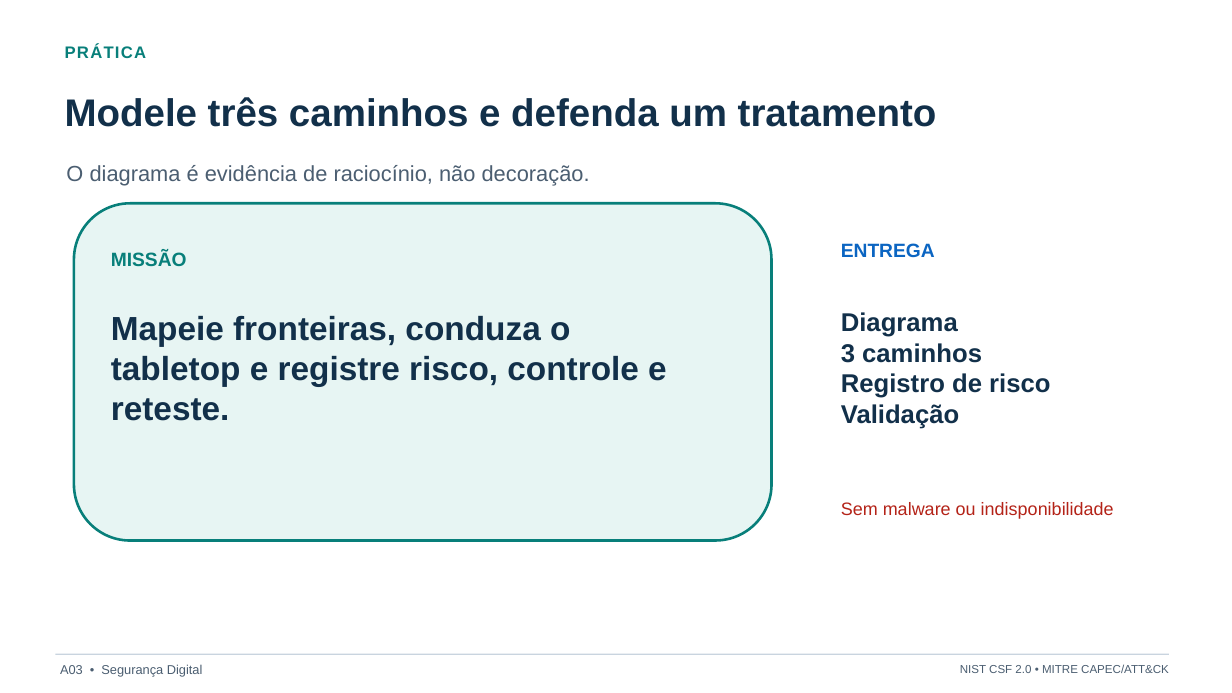
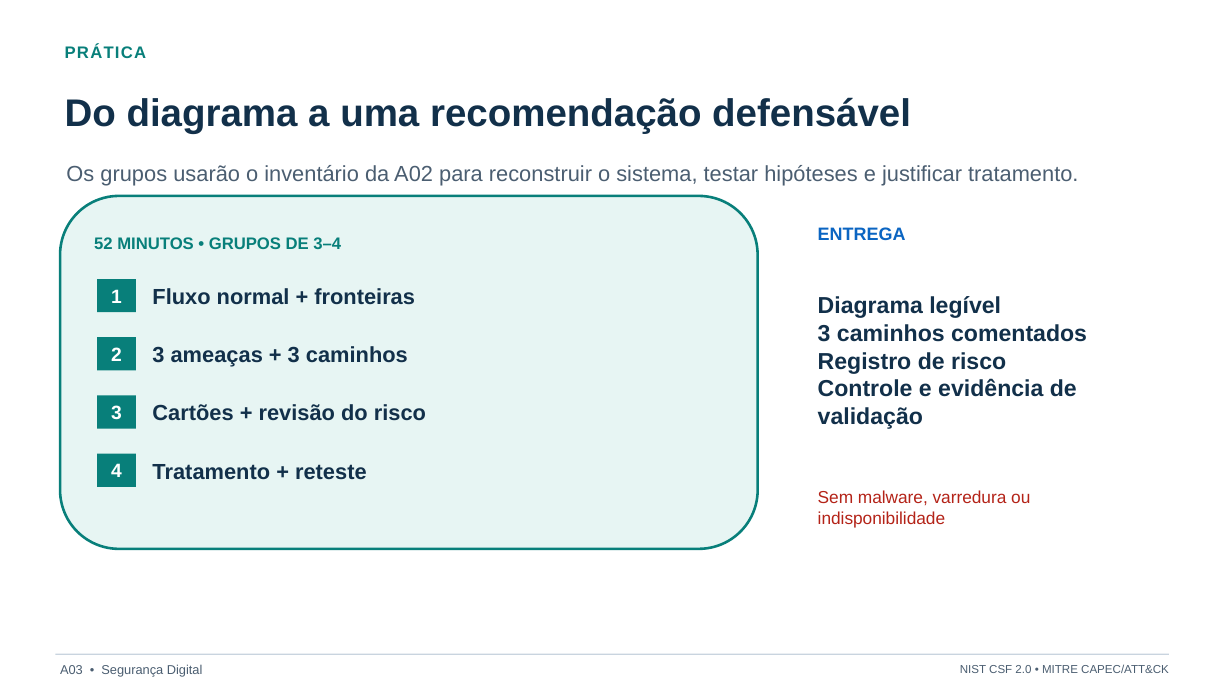
Before and after one commit to rafaelrezo/seguranca-digital, a slide deck: slide 8 of slides/A03-do-caminho-de-ataque-ao-modelo-de-ameacas/fonte/A03-do-caminho-de-ataque-ao-modelo-de-ameacas.pptx. Drawn at 1232x693 pixels with LibreOffice and Linux fonts; fonts in the diff are those of the drawing. Boxes give left, top, right and bottom in pixels: in the first picture for what was removed or moved away, otherwise in the second. Text is boxed around its words. In the diff, an @@ line names an element or a change of style, - is before the commit and + after.

```diff
--- a/slides/A03-do-caminho-de-ataque-ao-modelo-de-ameacas/fonte/A03-do-caminho-de-ataque-ao-modelo-de-ameacas.pptx
+++ b/slides/A03-do-caminho-de-ataque-ao-modelo-de-ameacas/fonte/A03-do-caminho-de-ataque-ao-modelo-de-ameacas.pptx
@@ text at <box>65,97,911,133</box>: text changed @@
-Modele três caminhos e defenda um tratamento
+Do diagrama a uma recomendação defensável
@@ text at <box>66,165,1078,186</box>: text changed @@
-O diagrama é evidência de raciocínio, não decoração.
+Os grupos usarão o inventário da A02 para reconstruir o sistema, testar hipóteses e justificar tratamento.
@@ rounded rectangle: place and size @@
-rounded rectangle at <box>74,203,772,541</box>
+rounded rectangle at <box>60,196,758,549</box>
@@ text added at <box>94,237,341,249</box>, 13 pt, text #087F7A, bold @@
+52 MINUTOS • GRUPOS DE 3–4
@@ text "ENTREGA": place and size @@
-text "ENTREGA" at <box>841,243,935,257</box>
+text "ENTREGA" at <box>818,227,906,240</box>
@@ text "ENTREGA" at <box>818,227,906,240</box>: size 15 to 14 pt @@
@@ text removed at <box>111,251,187,266</box> @@
-MISSÃO
@@ rectangle added at <box>97,279,136,312</box>, fill #087F7A, 15 pt, text #FFFFFF, bold @@
+1
@@ text added at <box>152,288,415,305</box>, 17 pt, text #12304A, bold @@
+Fluxo normal + fronteiras
@@ text at <box>818,296,1087,342</box>: text changed; size 20 to 18 pt @@
-Diagrama
-3 caminhos
+Diagrama legível
+3 caminhos comentados
@@ text "Diagrama legível": place and size @@
-text "Diagrama legível" at <box>841,312,1050,429</box>
+text "Diagrama legível" at <box>818,296,1087,429</box>
@@ text removed at <box>111,316,667,421</box> @@
-Mapeie fronteiras, conduza o tabletop e registre risco, controle e reteste.
@@ rectangle added at <box>97,337,136,371</box>, fill #087F7A, 15 pt, text #FFFFFF, bold @@
+2
@@ text added at <box>152,346,408,367</box>, 17 pt, text #12304A, bold @@
+3 ameaças + 3 caminhos
@@ text at <box>818,352,1006,374</box>: size 20 to 18 pt in "Registro de risco" @@
@@ text at <box>818,378,1077,429</box>: text changed; size 20 to 18 pt @@
-Validação
+Controle e evidência de validação
@@ rectangle added at <box>97,396,136,429</box>, fill #087F7A, 15 pt, text #FFFFFF, bold @@
+3
@@ text added at <box>152,404,426,421</box>, 17 pt, text #12304A, bold @@
+Cartões + revisão do risco
@@ rectangle added at <box>97,454,136,487</box>, fill #087F7A, 15 pt, text #FFFFFF, bold @@
+4
@@ text added at <box>152,464,367,480</box>, 17 pt, text #12304A, bold @@
+Tratamento + reteste
@@ text at <box>818,490,1030,528</box>: text changed; size 14 to 13.5 pt @@
-Sem malware ou indisponibilidade
+Sem malware, varredura ou indisponibilidade
```
Also in this commit, not shown: 7 other slides changed, 1 slide added, 1 slide removed, 27 other files.
